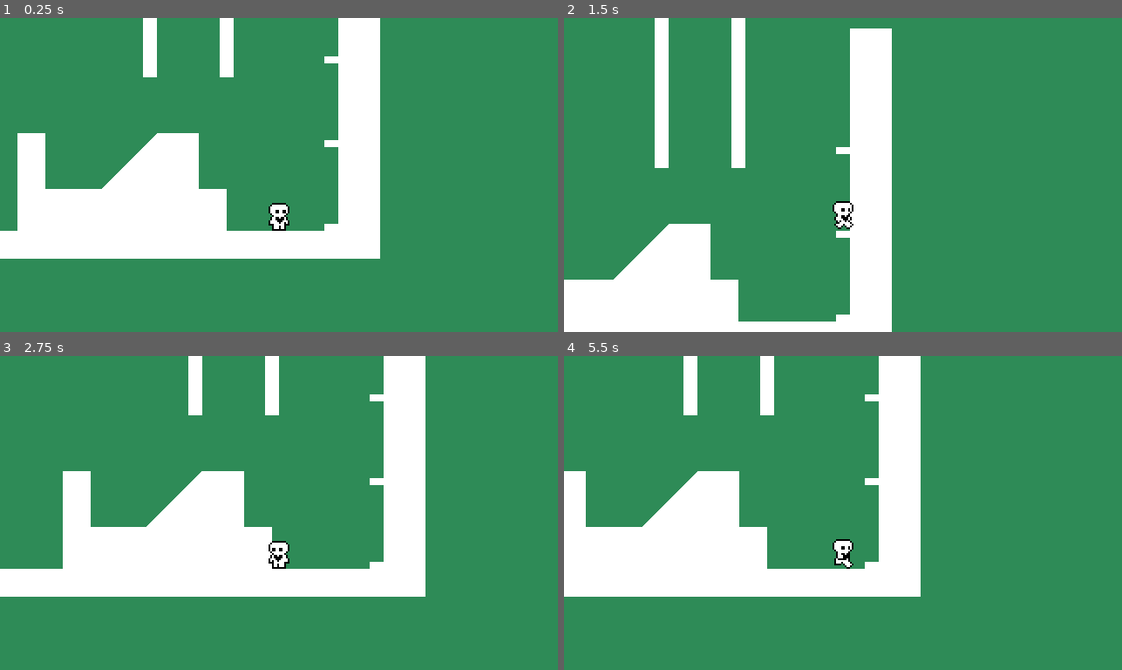
Above: before the commit, frames 1-4 (two rows, left to right).
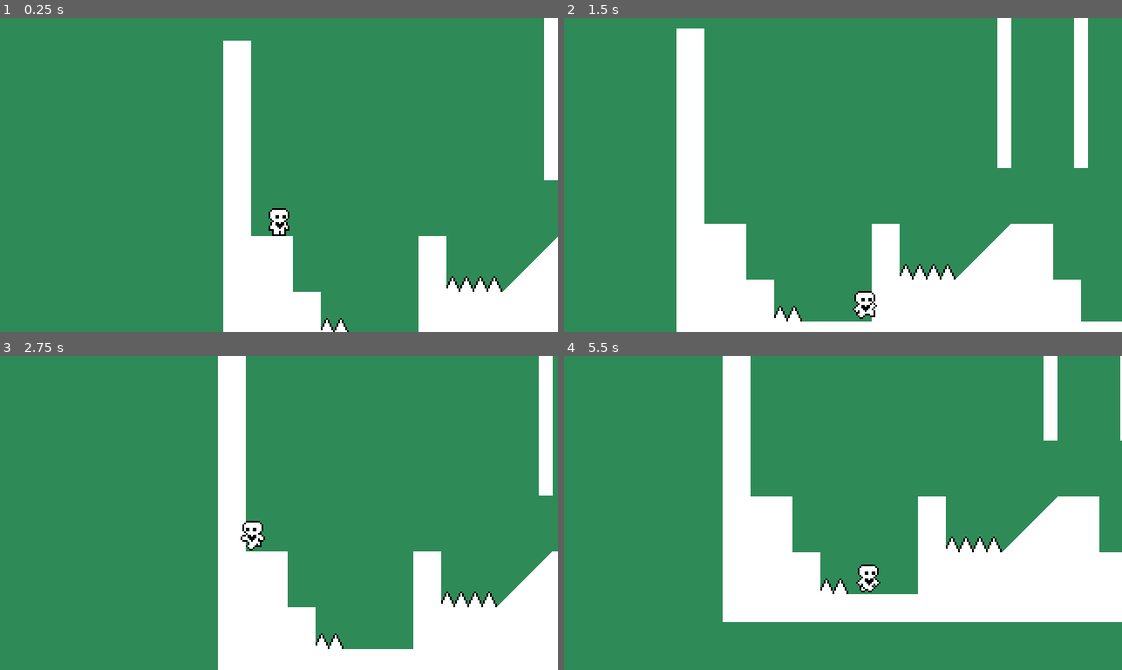
Above: after the commit, the same moments.

Repository: spencer-bao/heart-platformer-tutorial
Game: Godot game, scene res://world.tscn
Two runs of this game, one before a commit and one after it. Both use one fixed random seed, a clock stepped at 60 frames per second and the inputs below.
Inputs:
- Up to frame 1 (0.25 s): no input
- Up to frame 2 (1.5 s): tap Enter (ui_accept) at 0.5, 0.77 s; hold Right (ui_right) from 0.53 s (still down)
- Up to frame 3 (2.75 s): tap Enter (ui_accept) at 1.52 s; release Right (ui_right) at 2.03 s; hold Left (ui_left) from 2.03 s (still down)
- Up to frame 4 (5.5 s): release Left (ui_left) at 2.78 s; hold Right (ui_right) 2.78-4.28 s; tap Enter (ui_accept) at 3.02, 3.77, 4.52 s; hold Left (ui_left) 4.28-5.03 s; hold Right (ui_right) from 5.03 s (still down)

The runs differ from the first frame. In frame 1, 32% of the frame differs, in the area x 0-100%, y 0-100%; in frame 2, 29%; in frame 3, 33%; in frame 4, 35%, in the area x 0-100%, y 0-85%.

Commit message:
finished tutorial 5!

Diff:
--- /dev/null
+++ b/hazard_area.tscn
@@ -0,0 +1,5 @@
+[gd_scene format=3 uid="uid://d00uqqepbtl4"]
+
+[node name="HazardArea" type="Area2D"]
+collision_layer = 4
+collision_mask = 0
--- a/player.gd
+++ b/player.gd
@@ -9,6 +9,7 @@
 
 @onready var animated_sprite_2d = $AnimatedSprite2D
 @onready var coyote_jump_timer = $CoyoteJumpTimer
+@onready var starting_position = global_position
 
 func _physics_process(delta):
 	apply_gravity(delta)
@@ -44,7 +45,7 @@
 	if is_on_floor() or coyote_jump_timer.time_left > 0.0:
 		if Input.is_action_just_pressed("ui_accept"):
 			velocity.y = movement_data.jump_velocity
-	if not is_on_floor():
+	elif not is_on_floor():
 		if Input.is_action_just_released("ui_accept") and velocity.y < movement_data.jump_velocity / 2:
 			velocity.y = movement_data.jump_velocity / 2
 		if Input.is_action_just_pressed("ui_accept") and air_jump and not just_wall_jumped:
@@ -86,3 +87,6 @@
 
 	if not is_on_floor():
 		animated_sprite_2d.play("jump")
+
+func _on_hazard_detector_area_entered(area):
+	global_position = starting_position
--- a/player.tscn
+++ b/player.tscn
@@ -101,7 +101,11 @@
 [sub_resource type="RectangleShape2D" id="RectangleShape2D_skcwe"]
 size = Vector2(8, 15)
 
+[sub_resource type="RectangleShape2D" id="RectangleShape2D_6viby"]
+size = Vector2(6, 12)
+
 [node name="Player" type="CharacterBody2D"]
+collision_layer = 2
 floor_constant_speed = true
 floor_snap_length = 2.0
 script = ExtResource("1_seviu")
@@ -124,3 +128,14 @@
 
 [node name="Camera2D" type="Camera2D" parent="."]
 position = Vector2(0, -32)
+position_smoothing_enabled = true
+
+[node name="HazardDetector" type="Area2D" parent="."]
+collision_layer = 0
+collision_mask = 4
+
+[node name="CollisionShape2D" type="CollisionShape2D" parent="HazardDetector"]
+position = Vector2(0, -7)
+shape = SubResource("RectangleShape2D_6viby")
+
+[connection signal="area_entered" from="HazardDetector" to="." method="_on_hazard_detector_area_entered"]
--- a/project.godot
+++ b/project.godot
@@ -23,6 +23,12 @@
 window/size/window_height_override=720
 window/stretch/mode="canvas_items"
 
+[layer_names]
+
+2d_physics/layer_1="World"
+2d_physics/layer_2="Player"
+2d_physics/layer_3="Hazards"
+
 [rendering]
 
 textures/canvas_textures/default_texture_filter=0
--- /dev/null
+++ b/spikes.tscn
@@ -0,0 +1,19 @@
+[gd_scene load_steps=3 format=3 uid="uid://5h3coy6uotnv"]
+
+[ext_resource type="Texture2D" uid="uid://dnc67hxgilnyd" path="res://spikes.png" id="1_h3bnj"]
+[ext_resource type="PackedScene" uid="uid://d00uqqepbtl4" path="res://hazard_area.tscn" id="2_itoda"]
+
+[node name="Spikes" type="Node2D"]
+
+[node name="Sprite2D" type="Sprite2D" parent="."]
+position = Vector2(8, -8)
+texture = ExtResource("1_h3bnj")
+
+[node name="HazardArea" parent="." instance=ExtResource("2_itoda")]
+
+[node name="CollisionPolygon2D" type="CollisionPolygon2D" parent="HazardArea"]
+polygon = PackedVector2Array(3, -6, 0, 0, 7, 0, 4, -6)
+
+[node name="CollisionPolygon2D2" type="CollisionPolygon2D" parent="HazardArea"]
+position = Vector2(8, 0)
+polygon = PackedVector2Array(3, -6, 0, 0, 7, 0, 4, -6)
--- a/world.tscn
+++ b/world.tscn
@@ -1,8 +1,9 @@
-[gd_scene load_steps=6 format=3 uid="uid://cuwitm0mh6las"]
+[gd_scene load_steps=7 format=3 uid="uid://cuwitm0mh6las"]
 
 [ext_resource type="Script" path="res://world.gd" id="1_k1ptn"]
 [ext_resource type="PackedScene" uid="uid://dg1i2c7046my5" path="res://player.tscn" id="2_oyinh"]
 [ext_resource type="Resource" uid="uid://cfvro8uopcfjl" path="res://DefaultMovementData.tres" id="3_dpfee"]
+[ext_resource type="PackedScene" uid="uid://5h3coy6uotnv" path="res://spikes.tscn" id="4_8bmc1"]
 
 [sub_resource type="RectangleShape2D" id="RectangleShape2D_ghcjo"]
 size = Vector2(8, 104)
@@ -21,11 +22,12 @@
 [node name="Polygon2D" type="Polygon2D" parent="StaticBody2D/CollisionPolygon2D"]
 
 [node name="Player" parent="." instance=ExtResource("2_oyinh")]
-position = Vector2(262, 159)
+position = Vector2(32, 104)
 floor_snap_length = 3.0
 movement_data = ExtResource("3_dpfee")
 
 [node name="StaticBody2D2" type="StaticBody2D" parent="."]
+collision_mask = 0
 
 [node name="CollisionShape2D" type="CollisionShape2D" parent="StaticBody2D2"]
 position = Vector2(232, 28)
@@ -48,3 +50,12 @@
 offset_top = -52.0
 offset_right = 4.0
 offset_bottom = 52.0
+
+[node name="Spikes" parent="." instance=ExtResource("4_8bmc1")]
+position = Vector2(56, 168)
+
+[node name="Spikes2" parent="." instance=ExtResource("4_8bmc1")]
+position = Vector2(128, 144)
+
+[node name="Spikes3" parent="." instance=ExtResource("4_8bmc1")]
+position = Vector2(144, 144)
Not shown: 1 places in player.tscn that only renumber resources
Binary file added: spikes.png
Not shown, added: spikes.png.import
